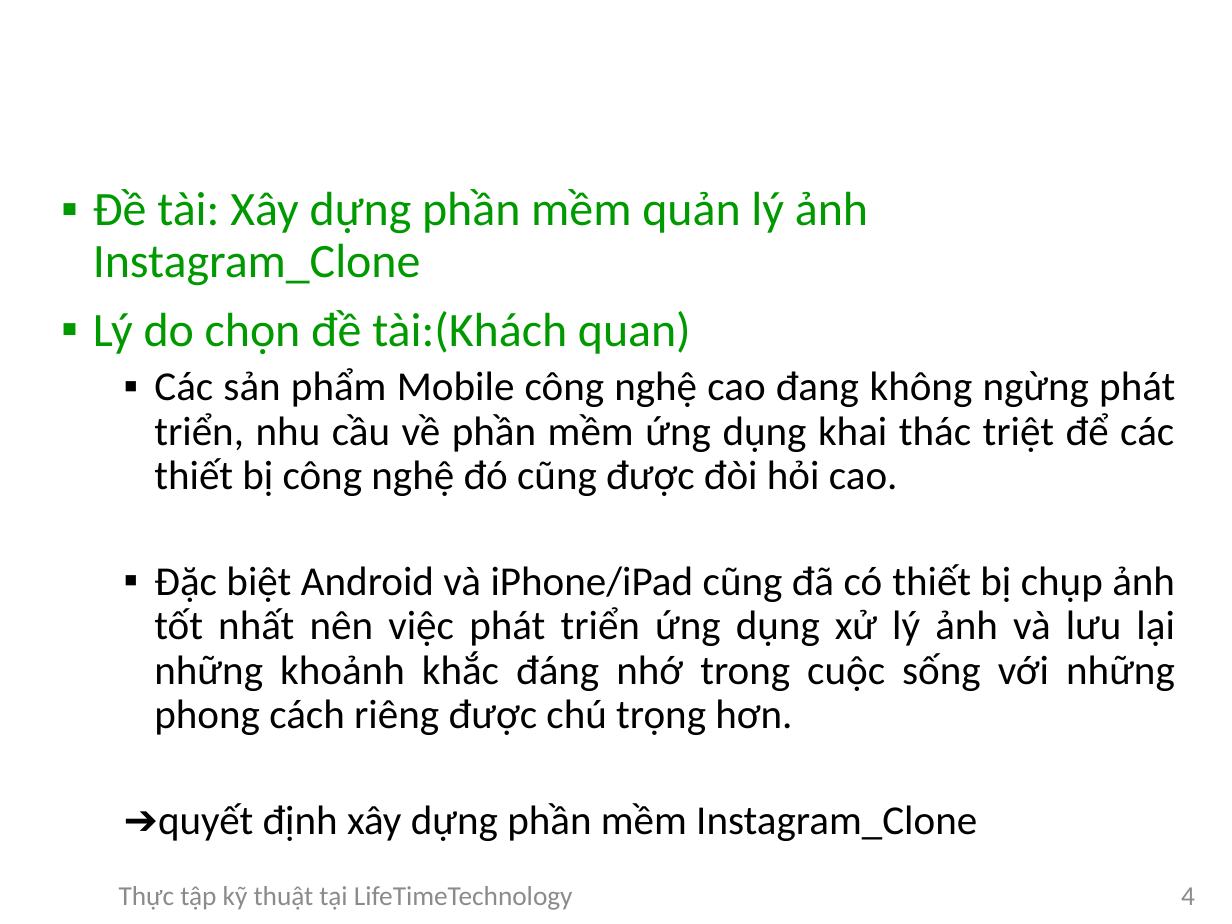
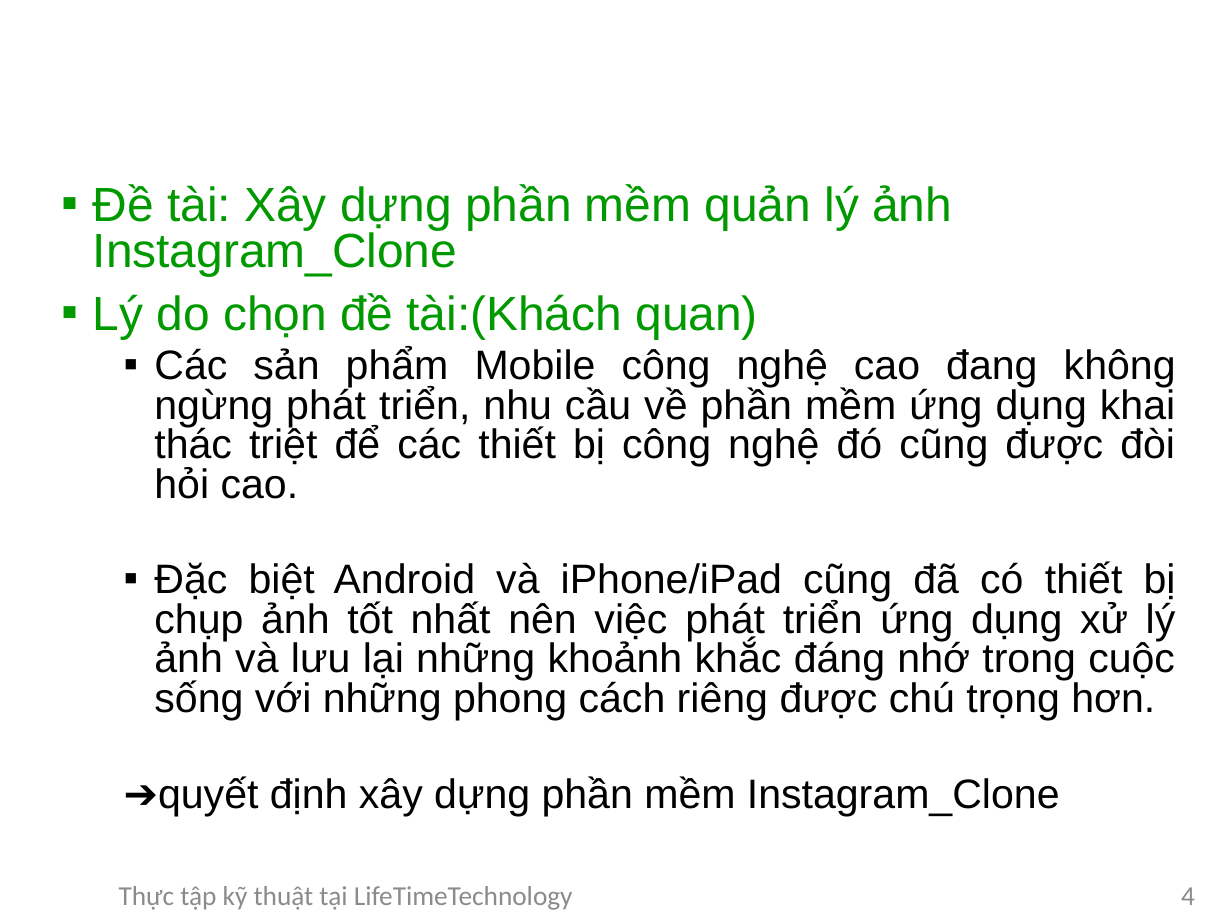
Before and after one commit to DaoVanDuong/baocaoThucTap, a slide deck: slide 4 of baocaoThucTap.pptx. Drawn at 1232x924 pixels with LibreOffice and Linux fonts; fonts in the diff are those of the drawing; background and template pictures are left out. Boxes give left, top, right and bottom in pixels: in the first picture for what was removed or moved away, otherwise in the second. Text is boxed around its words. In the diff, an @@ line names an element or a change of style, - is before the commit and + after.

```diff
--- a/baocaoThucTap.pptx
+++ b/baocaoThucTap.pptx
@@ text "Đề tài: Xây dựng phần ..." at bbox=[93, 184, 1176, 816]: font Calibri to Arial; line spacing 0.9 to 0.8 @@
```
Also in this commit, not shown: 6 other slides changed.
